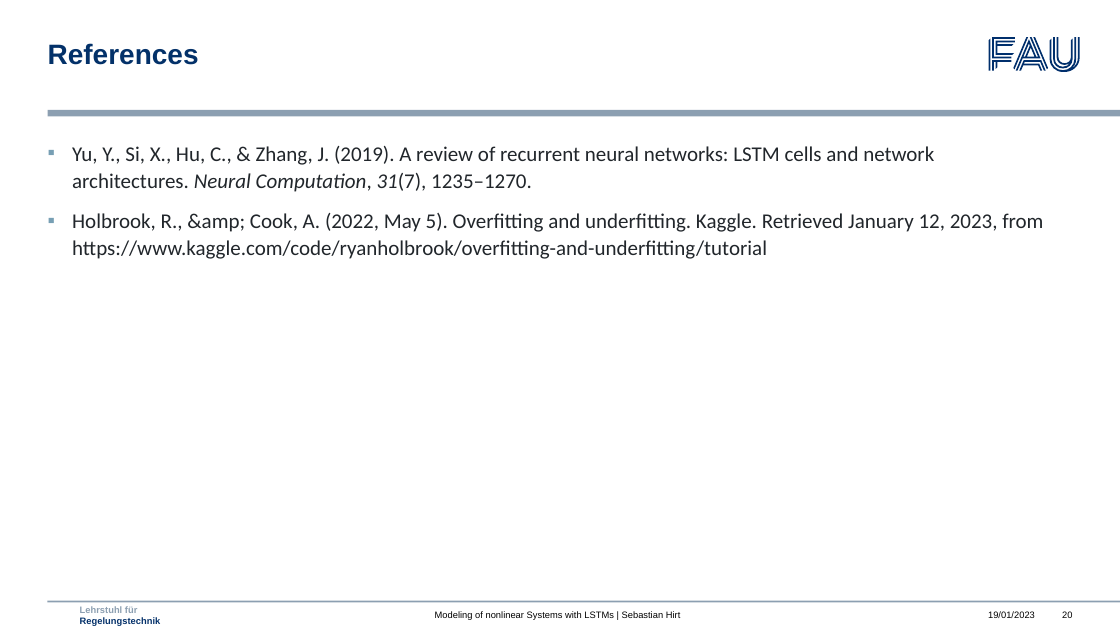
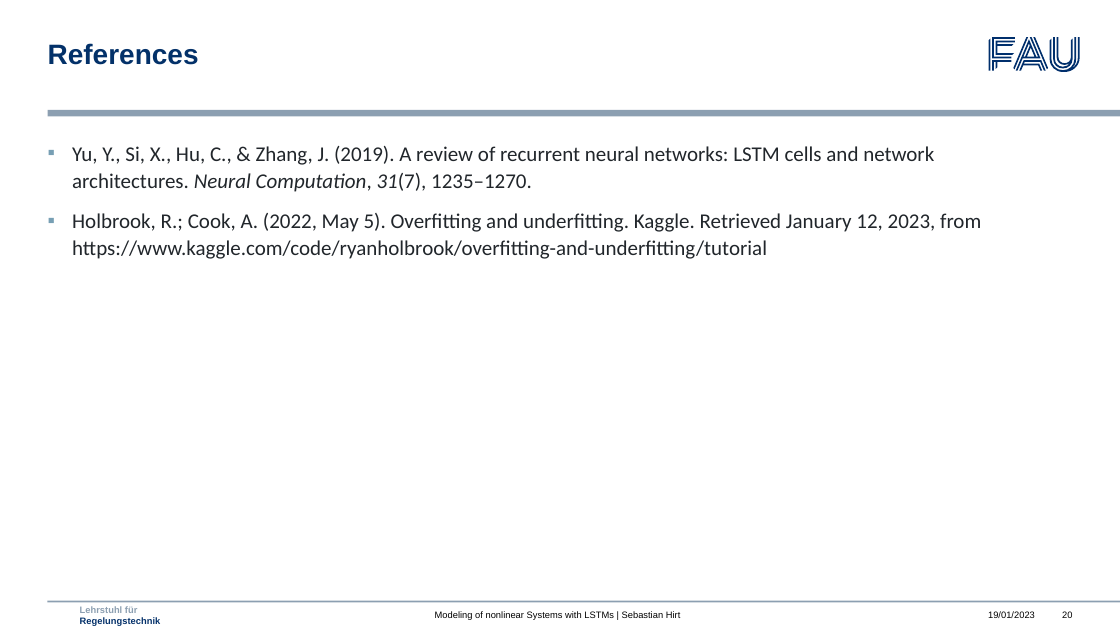
Before and after one commit to mokronos/nonlinearLSTM, a slide deck: slide 20 of presentation/nonlinearLSTM_slides.pptx. Drawn at 1120x630 pixels with LibreOffice and Linux fonts; fonts in the diff are those of the drawing; background and template pictures are left out. Boxes give left, top, right and bottom in pixels: in the first picture for what was removed or moved away, otherwise in the second. Text is boxed around its words. In the diff, an @@ line names an element or a change of style, - is before the commit and + after.

Commit message:
final presentation

```diff
--- a/presentation/nonlinearLSTM_slides.pptx
+++ b/presentation/nonlinearLSTM_slides.pptx
@@ text at box(72, 213, 981, 259): text changed @@
-▪ Holbrook, R., &amp; Cook, A. (2022, May 5). Overfitting and underfitting. Kaggle. Retrieved January 12, 2023, from https://www.kaggle.com/code/ryanholbrook/overfitting-and-underfitting/tutorial
+▪ Holbrook, R.; Cook, A. (2022, May 5). Overfitting and underfitting. Kaggle. Retrieved January 12, 2023, from https://www.kaggle.com/code/ryanholbrook/overfitting-and-underfitting/tutorial
```
